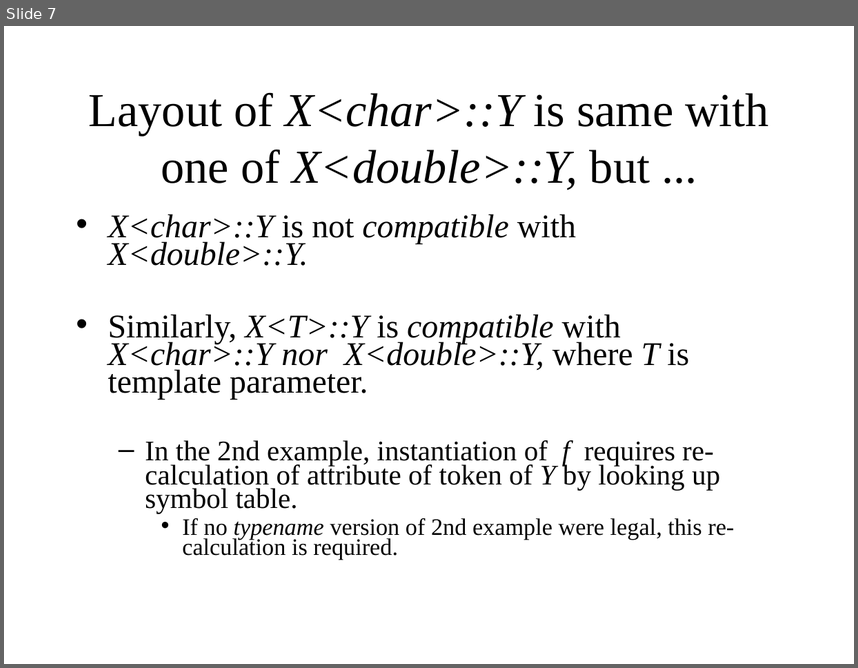
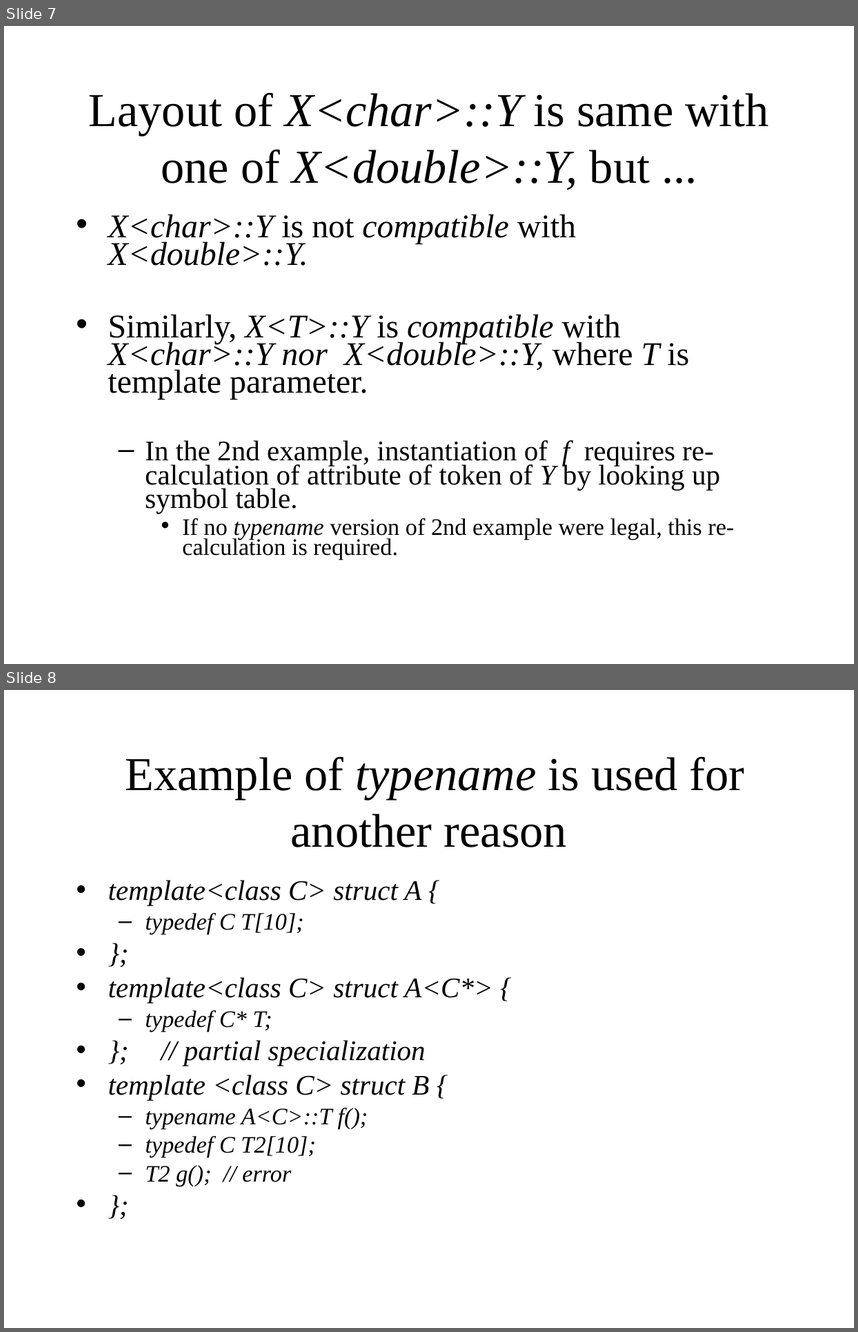
Before and after one commit to KeiHasegawa/cxx_doc, a slide deck: 17_template_typename_e.ppt. Shown one above the other, each under a label of ours: slide 7 before the commit, slides 7 and 8 after it. The pictures are 858x668 and 858x1332 pixels, drawn with LibreOffice and Linux fonts; fonts in the diff are those of the drawing. Boxes give left, top, right and bottom in pixels: in the first picture for what was removed or moved away, otherwise in the second. Text is boxed around its words. In the diff, an @@ line names an element or a change of style, - is before the commit and + after.

```diff
--- a/17_template_typename_e.ppt
+++ b/17_template_typename_e.ppt
@@ slide 8 added at [4,690,854,1328], background #FFFFFF @@
@@ title added at [125,757,745,847], 40 pt, text #000000 @@
+Example of typename is used for another reason
@@ text added at [108,880,493,1186], 24 pt, text #000000, italic @@
+• template<class C> struct A {
+  – typedef C T[10];
+• };
+• template<class C> struct A<C*> {
+  – typedef C* T;
+• }; // partial specialization
+• template <class C> struct B {
+  – typename A<C>::T f();
+  – typedef C T2[10];
+  – T2 g(); // error
+• };
```
Also in this commit, not shown: 1 slide changed, 1 other slide added, 3 other files.
